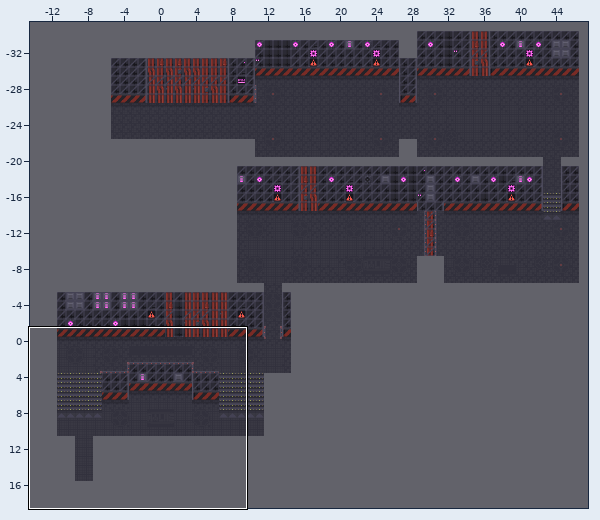
Level history. Tiled map: Rooms/Area5/5-2/5-2.tmx. Above, an overview of the earlier version with the close-up marked.
Close-up. As it was:
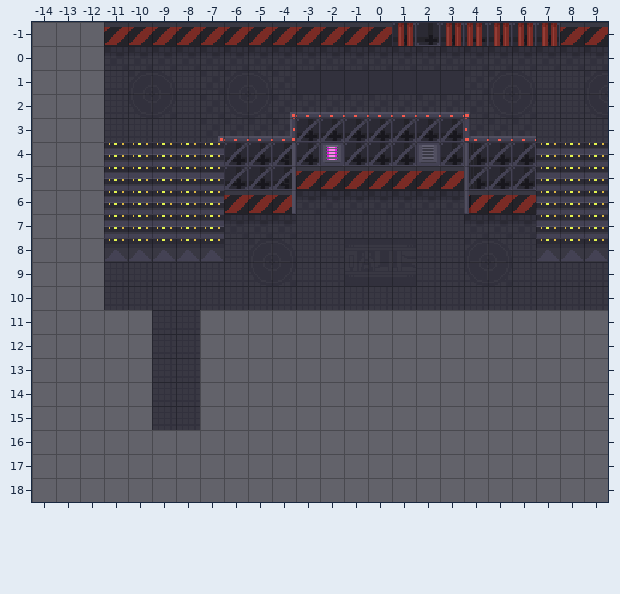
Cells are 16x16 px. Shown: x -14..9, y -1..18. The commit also changed other parts of the map, which this record leaves out.
After:
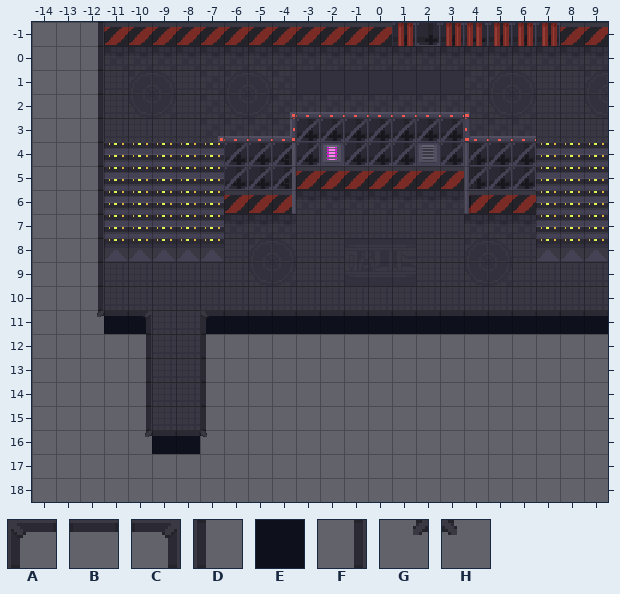
Key: from "bg_glasstown_02": A 576, B 577, C 578, D 608, E 609, F 610, G 611, H 612.
_ is an empty cell.
Tiles of an added or newly shown layer are drawn over the layers below it.
What changed:
Layer "BlackAbove" (added):
y 11: x -11..-10 __ -> EE; x -7..9 _________________ -> EEEEEEEEEEEEEEEEE
y 16: x -9..-8 __ -> EE
Layer "WallEdges" (added):
y -1..10: x -12 _ -> F
y 11: x -12..-10 ___ -> GBC; x -7..9 _________________ -> ABBBBBBBBBBBBBBBB
y 12..15: x -10 _ -> F; x -7 _ -> D
y 16: x -10..-7 ____ -> GBBH
